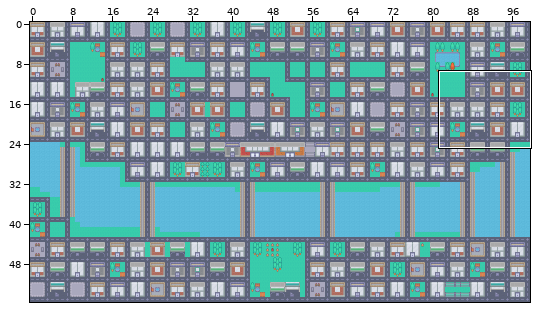
Tiled map: assets/testMap/map_final.tmx. The first picture is a wide view before the edit; the outline marks the close-up.
Close-up. First the earlier version:
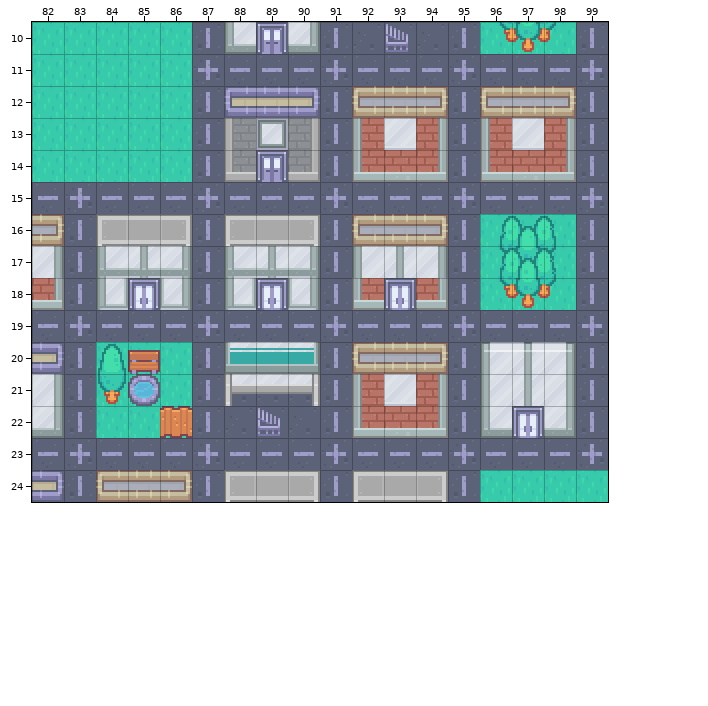
Cells are 16x16 px. Shown: x 82..99, y 10..24. The commit also changed other parts of the map, which this record leaves out.
Now the later version:
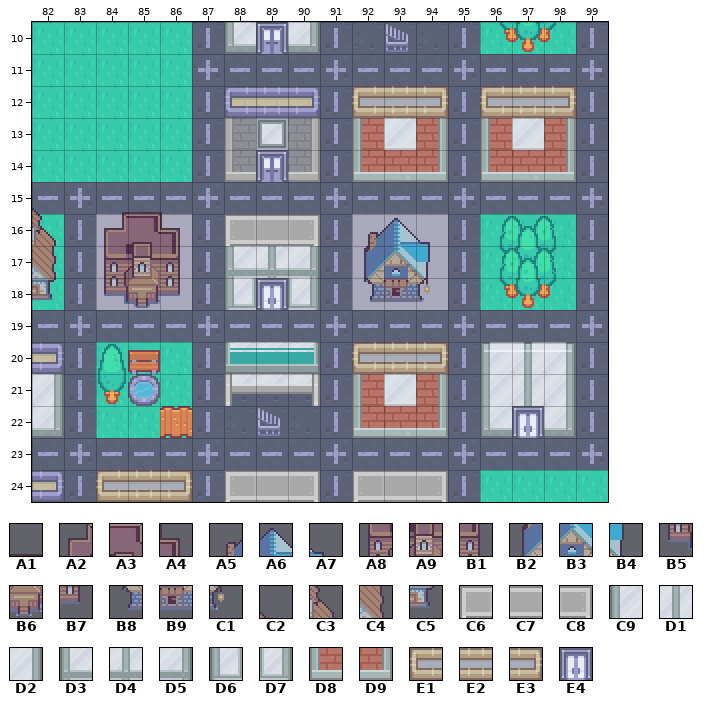
Key: from "houses": A1 50, A2 61, A3 62, A4 63, A5 65, A6 66, A7 67, A8 73, A9 74, B1 75, B2 77, B3 78, B4 79, B5 85, B6 86, B7 87, B8 89, B9 90, C1 91, C2 107, C3 119, C4 131, C5 143; from "roguelikeCity_magenta": C6 204, C7 205, C8 206, C9 272, D1 273, D2 274, D3 275, D4 276, D5 277, D6 312, D7 314, D8 444, D9 445; from "urbanRPG": E1 146, E2 147, E3 148, E4 285.
__ is an empty cell.
Edits made:
Layer "Tile Layer Over":
y 15: x 82 __ -> C2; x 85 __ -> A1
y 16: x 82 E3 -> C3; x 84..86 C6 C7 C8 -> A2 A3 A4; x 92..94 E1 E2 E3 -> A5 A6 A7
y 17: x 82 D2 -> C4; x 84..86 D3 D4 D5 -> A8 A9 B1; x 92..94 C9 D1 D2 -> B2 B3 B4
y 18: x 82 D9 -> C5; x 84..86 D6 E4 D7 -> B5 B6 B7; x 92..94 D8 E4 D9 -> B8 B9 C1
Pixel boxes of the changes (left, top, right, bottom) in both close-ups:
changed: (32, 208, 64, 310)
changed: (96, 212, 192, 310)
changed: (352, 214, 448, 310)
